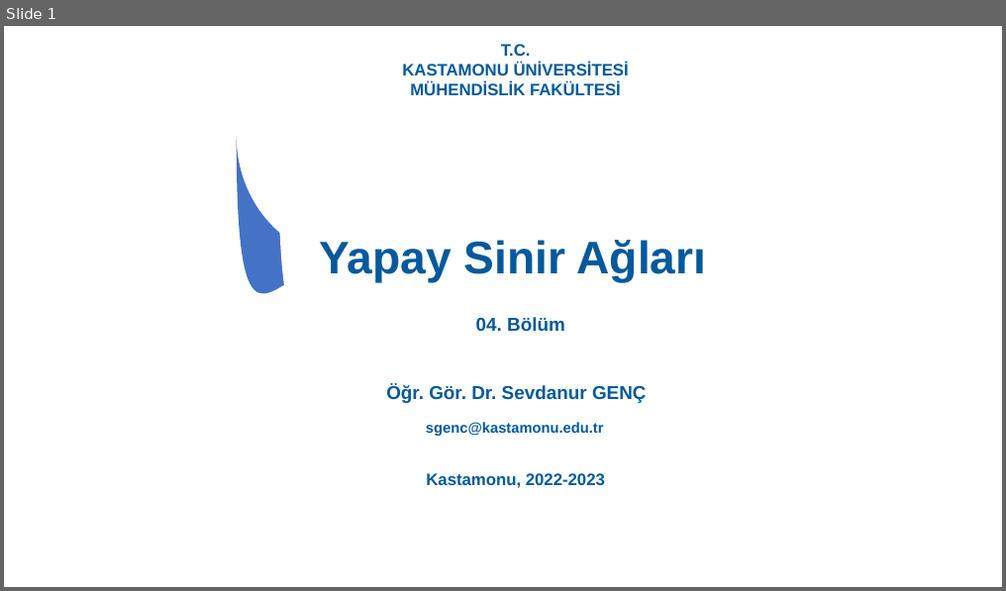
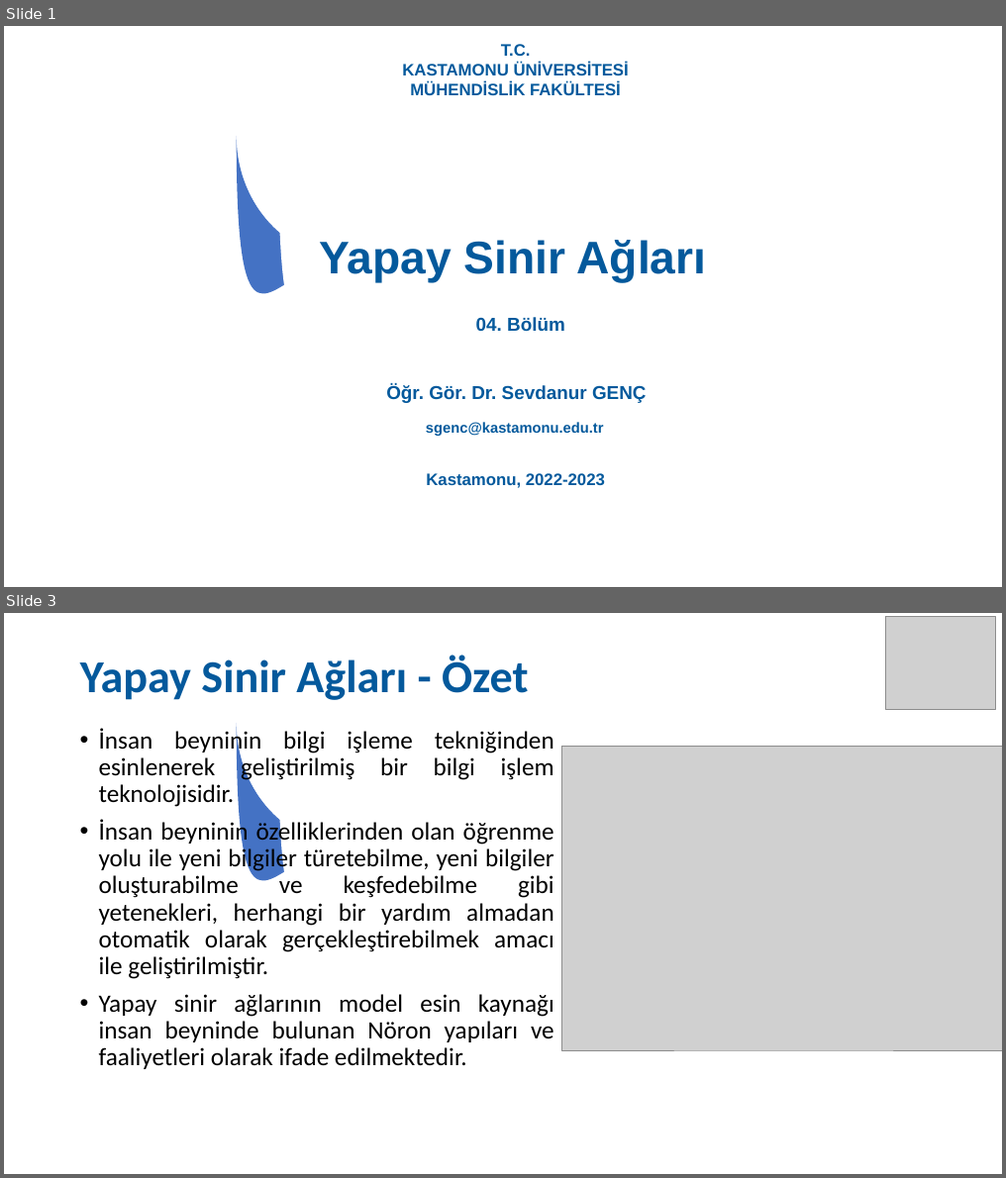
Before and after one commit to SevdanurGENC/Artificial-Neural-Networks-Lecture-Notes, a slide deck: Notes/04. Bolum - Yapay Sinir Aglari.ppt. Shown one above the other, each under a label of ours: slide 1 before the commit, slides 1 and 3 after it; the slides between them are not shown. The pictures are 1006x591 and 1006x1178 pixels, drawn with LibreOffice and Linux fonts; fonts in the diff are those of the drawing; grey boxes stand for pictures. Boxes give left, top, right and bottom in pixels: in the first picture for what was removed or moved away, otherwise in the second. Text is boxed around its words. In the diff, an @@ line names an element or a change of style, - is before the commit and + after.

```diff
--- a/Notes/04. Bolum - Yapay Sinir Aglari.ppt
+++ b/Notes/04. Bolum - Yapay Sinir Aglari.ppt
@@ slide 3 added at [4,613,1002,1174], background #FFFFFF; not listed: 4 template elements that a slide beside it also shows @@
@@ picture added at [885,617,995,709] @@
@@ title added at [80,655,528,700], 44 pt, text #04599C, bold @@
+Yapay Sinir Ağları - Özet
@@ text added at [99,728,554,1069], 24 pt, text #000000 @@
+• İnsan beyninin bilgi işleme tekniğinden esinlenerek geliştirilmiş bir bilgi işlem teknolojisidir.
+• İnsan beyninin özelliklerinden olan öğrenme yolu ile yeni bilgiler türetebilme, yeni bilgiler oluşturabilme ve keşfedebilme gibi yetenekleri, herhangi bir yardım almadan otomatik olarak gerçekleştirebilmek amacı ile geliştirilmiştir.
+• Yapay sinir ağlarının model esin kaynağı insan beyninde bulunan Nöron yapıları ve faaliyetleri olarak ifade edilmektedir.
@@ picture added at [561,747,1002,1051] @@
```
Also in this commit, not shown: 1 slide changed, 17 other slides added, 18 slides removed, 3 other files.
